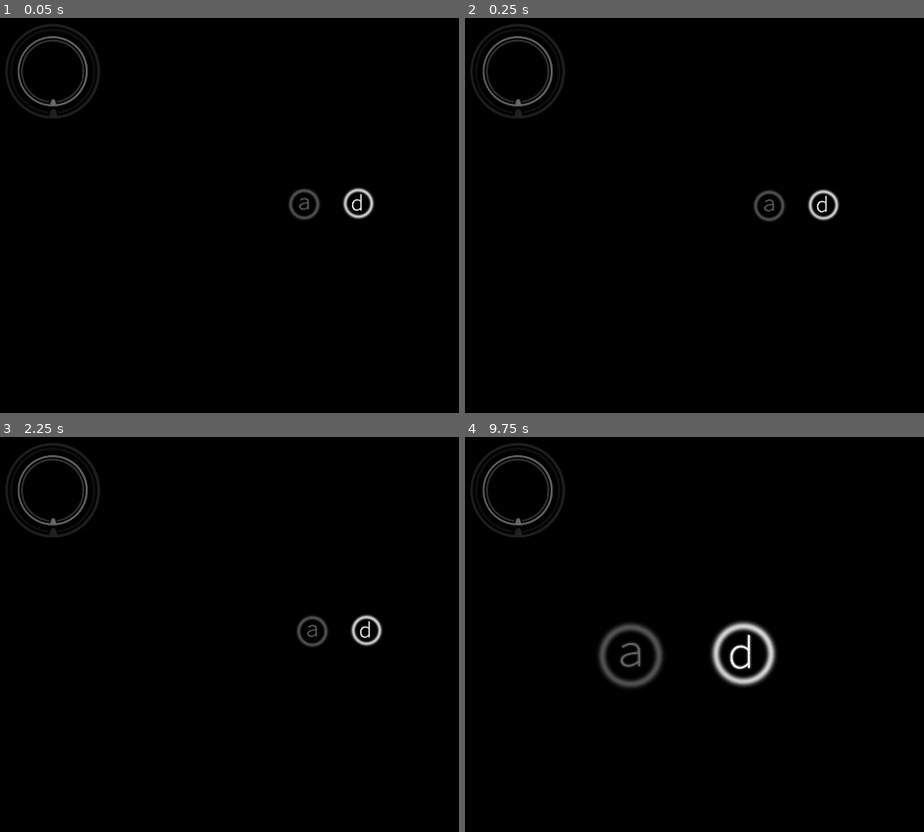
Above: before the commit, frames 1-4 (two rows, left to right).
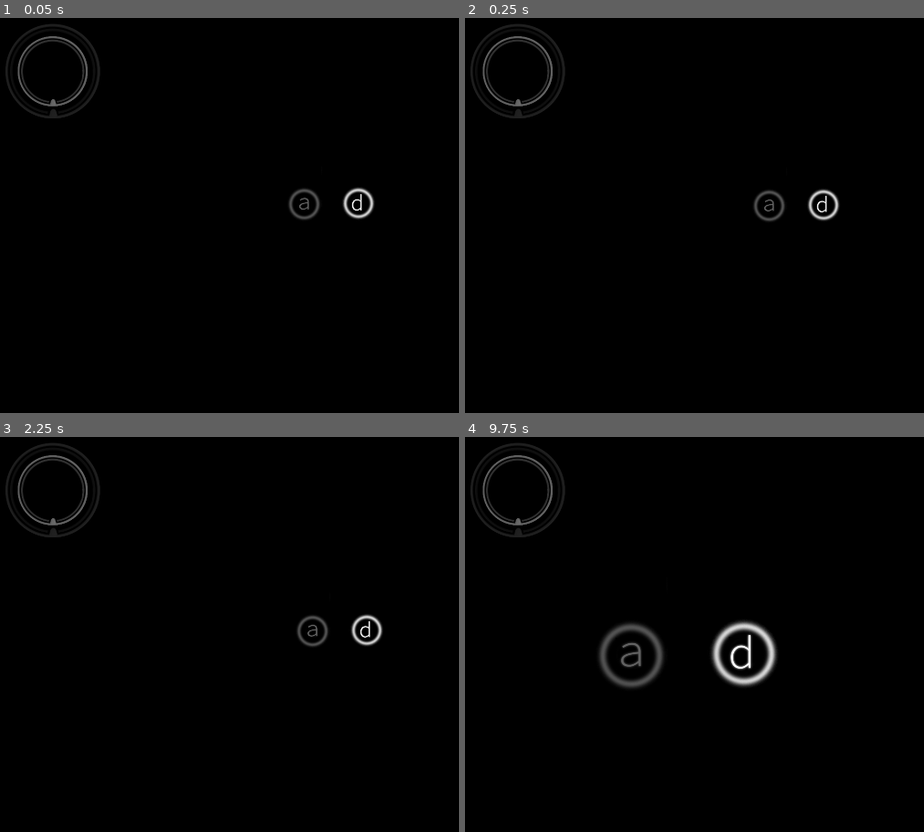
Above: after the commit, the same moments.

Repository: Lukko-Digital/upwell
Game: Godot game, scene res://src/game.tscn
The game is run twice, just before and just after one commit, with the same random seed, the same clock (stepped at 60 frames per second) and the same inputs.
Inputs (mouse positions are in pixels of both pictures, inside the frame that each line leads up to):
- Up to frame 1 (0.05 s): no input
- Up to frame 2 (0.25 s): no input
- Up to frame 3 (2.25 s): drag from (339, 559) to (outside the picture) at 0.52 s; tap Enter at 1.25 s; drag from (358, 539) to (outside the picture) at 1.27 s; tap Space (jump) at 2 s; move the mouse to (362, 587) at 2.02 s; press the mouse at (362, 587) at 2.03 s; hold A (left) from 2.03 s (still down)
- Up to frame 4 (9.75 s): release A (left) at 2.75 s; release the mouse at (827, 587) at 2.75 s; drag from (882, 567) to (607, 634) at 2.77 s; tap Enter at 3.5, 8 s; drag from (827, 579) to (841, 626) at 3.52 s; tap Space (jump) at 4.25, 6.77, 8.75 s; drag from (813, 547) to (694, 523) at 4.27 s; move the mouse to (841, 626) at 5.02 s; hold D (right) 5.03-5.75 s; hold E (interact) 5.03-5.75 s; click (841, 626) at 5.17 s; drag from (694, 523) to (813, 610) at 5.77 s; move the mouse to (outside the picture) at 6.52 s; press the mouse at (outside the picture) at 6.53 s; hold A (left) 6.53-7.25 s; release the mouse at (outside the picture) at 7.25 s; drag from (662, 646) to (804, 626) at 7.27 s; move the mouse to (878, 535) at 8.02 s; hold D (right) 8.03-8.75 s; hold Shift (orbit) 8.03-8.75 s; drag from (767, 709) to (864, 575) at 8.77 s; move the mouse to (outside the picture) at 9.52 s; hold A (left) from 9.53 s (still down); hold E (interact) from 9.53 s (still down); click (outside the picture) at 9.67 s

The runs differ from the first frame. In frame 1, less than 0.1% of the frame differs, in the area x 76-79%, y 46-49%; in frame 2, nothing differs; in frame 3, less than 0.1%; in frame 4, 0.2%, in the area x 33-68%, y 50-59%.

Commit message:
camera screen shake via global signals

Diff:
--- a/src/game.tscn
+++ b/src/game.tscn
@@ -2,8 +2,8 @@
 
 [ext_resource type="Script" path="res://src/game.gd" id="1_5wj68"]
 [ext_resource type="PackedScene" uid="uid://dw50qvw1e418b" path="res://src/level_elements/pod/pod.tscn" id="3_t6iyq"]
-[ext_resource type="Script" path="res://src/player/main_camera.gd" id="4_5svdy"]
 [ext_resource type="PackedScene" uid="uid://tfy83b2uc6hh" path="res://src/player/player.tscn" id="4_aavje"]
+[ext_resource type="PackedScene" uid="uid://bmvh2hsa6mbgd" path="res://src/main_camera.tscn" id="4_gj13g"]
 
 [node name="Game" type="Node2D"]
 script = ExtResource("1_5wj68")
@@ -14,15 +14,8 @@
 
 [node name="Pod" parent="." instance=ExtResource("3_t6iyq")]
 
-[node name="Player" parent="." node_paths=PackedStringArray("camera") instance=ExtResource("4_aavje")]
+[node name="Player" parent="." instance=ExtResource("4_aavje")]
 position = Vector2(0, -256)
-camera = NodePath("../Camera2D")
 
-[node name="Camera2D" type="Camera2D" parent="." node_paths=PackedStringArray("player")]
-position = Vector2(0, -128)
-zoom = Vector2(0.5, 0.5)
-limit_smoothed = true
-position_smoothing_enabled = true
-editor_draw_limits = true
-script = ExtResource("4_5svdy")
+[node name="MainCamera" parent="." node_paths=PackedStringArray("player") instance=ExtResource("4_gj13g")]
 player = NodePath("../Player")
--- a/src/global.gd
+++ b/src/global.gd
@@ -58,7 +58,11 @@
 
 var moving_on_map = false
 
+## Signals for [MainCamera]
 signal set_camera_focus(focus: Node2D)
+signal camera_shake(duration: float, amount: float)
+signal stop_camera_shake()
+
 signal pod_called(empty_pod: EmptyPod)
 
 ## Used by clicker UI to perform screen flash
@@ -82,4 +86,4 @@
 	dialogue_conditions["BEEN_" + location_name] = true
 	current_location_name = location_name
 	# Special cases
-	dialogue_conditions["BEEN_CONTACT_AND_FALL"] = dialogue_conditions["BEEN_001_CONTACT"] && dialogue_conditions["BEEN_002_FALL"]
+	dialogue_conditions["BEEN_CONTACT_AND_FALL"] = dialogue_conditions["BEEN_001_CONTACT"]&&dialogue_conditions["BEEN_002_FALL"]
--- a/src/main_camera.tscn
+++ b/src/main_camera.tscn
@@ -2,10 +2,12 @@
 
 [ext_resource type="Script" path="res://src/player/main_camera.gd" id="1_c0f23"]
 
-[node name="Camera2D" type="Camera2D"]
+[node name="MainCamera" type="Camera2D"]
 position = Vector2(0, -128)
 zoom = Vector2(0.5, 0.5)
 limit_smoothed = true
 position_smoothing_enabled = true
 editor_draw_limits = true
 script = ExtResource("1_c0f23")
+
+[node name="ShakeTimer" type="Timer" parent="."]
--- a/src/player/main_camera.gd
+++ b/src/player/main_camera.gd
@@ -1,4 +1,5 @@
 extends Camera2D
+class_name MainCamera
 
 const CAMERA = {
 	NORMAL_ZOOM = 0.5,
@@ -14,10 +15,15 @@
 
 @export var player: Player
 
+@onready var shake_timer: Timer = $ShakeTimer
+
 var focus: Node2D = null
+var shake_amount: float
 
 func _ready():
 	Global.set_camera_focus.connect(_set_focus)
+	Global.camera_shake.connect(_shake)
+	Global.stop_camera_shake.connect(_stop_shake)
 
 func _process(delta):
 	if focus:
@@ -26,6 +32,8 @@
 	else:
 		zoom = lerp(zoom, Vector2.ONE * CAMERA.NORMAL_ZOOM, CAMERA.MAP_ZOOM_SPEED * delta)
 		handle_camera_peek(delta)
+
+	handle_shake()
 
 	if abs(player.position.x - position.x) > CAMERA.MAP_EXIT_DISTANCE:
 		Global.set_camera_focus.emit(null)
@@ -48,5 +56,22 @@
 		# 	CAMERA.FOLLOW_SPEED * delta
 		# )
 
+func handle_shake():
+	if shake_timer.is_stopped():
+		offset = Vector2.ZERO
+		return
+	var shake_offset = Vector2(
+		randf_range( - 1, 1),
+		randf_range( - 1, 1)
+	) * shake_amount
+	offset = shake_offset
+
+func _shake(duration: float, amount: float):
+	shake_timer.start(duration)
+	shake_amount = amount
+
+func _stop_shake():
+	shake_timer.stop()
+
 func _set_focus(_focus: Node2D):
 	focus = _focus
